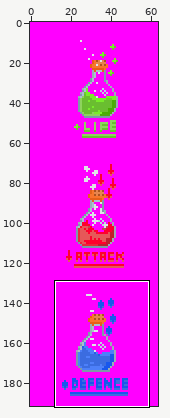
Two versions of one pixel-art file, _assets/itens/potion.ase. The first picture is a wide view before the edit; the outline marks the close-up.
Close-up. The starting point:
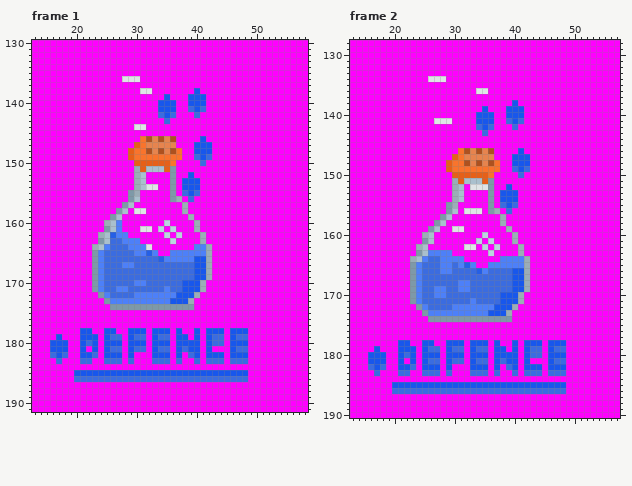
64x192 pixels, 4 frames. Shown: frame 1: x 13..58, y 130..191; frame 2: x 13..57, y 128..190. The commit also changed other frames or places, which this record leaves out.
And afterwards:
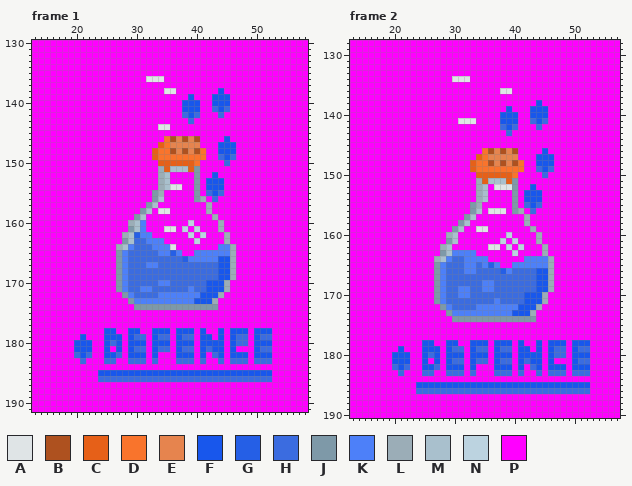
Palette (. is transparent): A #dfe4e6  B #ae511f  C #e66018  D #f9742c  E #e6844e  F #1857ec  G #255fe6  H #3b6ce0  J #7e99a8  K #4d80f9  L #9badb7  M #a9c0cd  N #bcd3e0  P #ff00ff
Difference:
Changed rows in their new state; - is an unchanged pixel.
Frame 1, layer "Layer 1":
first column x 23:
136 -----PPP-AAA------------
138 --------PP--AA---P---F--
139 ------------P----PP-FFF-
140 -----------PPP-F--P-FFF-
141 -----------PPP-FF-P-HFH-
142 -----------PPP-HF----H--
143 ------------P---H-------
144 -------PP--AA-----------
146 --------PPPPD-EBEBP---F-
147 -------PPPPCD-EEEEPP-FFF
148 ------PPPPCDD-EBEBDP-FFF
149 ------PPPPC----DDDDP-HFH
150 -------PPPP--CCCCDP---H-
151 -------PPPPL-MMMCJ------
152 -------PP--LMP--PJ--F---
153 -------PP--LMP-PPJ-FFF--
154 -------PPPPLMAAPPJ-FFF--
155 ------PP--JL-P-PPJ-HFH--
156 ------PP--JM-PP-PJL-H---
157 -----PP--JM----P---L----
158 ----PP-PJM-AA--P---L----
159 ---PP--JM-------P---L---
160 --PPP-LMK---P---NP---L--
161 --PPP-JMKP-PAA-N-N---L--
162 -PPPPLMGKK--P-P-N-N---L-
163 -PPPPJMHHKKK-P---NP---L-
164 PPPPLM-HHHKKKA---PPP-KKL
165 PPPPJK-HHHHKKG-PP--KKKKL
166 PPPPJK-----HHHHG-KKKKFFL
167 PPPPJ-H--KK------HHHHFFL
168 PPPPJK-----------HHHHFFL
169 PPPPJK-----------HHHHFFL
170 PPPPJK-HH--KK--HHHHFFFL-
171 PPPPJ---KK--H--HKHHFFFL-
172 -PPPPJKHHHH---KKKKFFFL--
173 --PPPPJ------KKKKFFFL---
174 ---PPPP----------JJJJ---
first column x 16:
178 -----PP--------P------FFPFPP------FFF
179 -P----PP--FF----------HHPF-PF-----FHH
180 PPP-F-FP--H-------------PF-FF--HH-FFF
181 PPP-F-FP--PF-----------HPFHFF--PP-FHH
182 PPP-H-HP---H--FF--PP--FFPFPH------FFF
183 -P----P----P--HH--PP--HHPHPP------HHH
185 ----PPPP-------------------------FFFF
186 ----PPPP-------------------------HHHH
Frame 2, layer "Layer 1":
first column x 23:
134 ---PPP-AAA--------------
136 -----------PP--AA-------
138 -----------------P---F--
139 ------------P----PP-FFF-
140 -----------PPP-F--P-FFF-
141 ----PPP-AAAPPP-FF-P-HFH-
142 -----------PPP-HF----H--
143 ------------P---H-------
146 --------PPPPD-EBEBP---F-
147 -------PPPPCD-EEEEPP-FFF
148 ------PPPPCDD-EBEBDP-FFF
149 ------PPPPC----DDDDP-HFH
150 -------PPPP--CCCCDP---H-
151 -------PPPPL-MMMCJ------
152 -------PP-PLMPAAAJ--F---
153 -------PP--LMP-PPJ-FFF--
154 -------PP--LMP-PPJ-FFF--
155 ------PP--JL-P-PPJ-HFH--
156 ------PP-PJM-AAAPJL-H---
157 -----PP--JM----P---L----
158 ----PP--JM-----P---L----
159 ---PP--JM--AA---P---L---
160 --PP--LM----P---NP---L--
161 --PP--JM---P-P-N-N---L--
162 -PP--LM--PP-PAA-N-N---L-
163 -PPPPJMKKKK--P---NP---L-
164 PPPPLM-HHKKKK--PPPPKKKKL
165 PPPPJ-H-HK-HKG-PP--KKKKL
166 PPPPJ-H--KKHH--GKHHHHFFL
167 PPPPJK-----------HHHHFFL
168 PPPPJK--HH--KK---HHHHFFL
169 PPPPJ-------KK---HHHHFFL
170 PPPPJ---KK-----HHHHFFFL-
171 PPPPJK----H---KHHHHFFFL-
172 -PPPPJKHHHH---KKKKFFFL--
173 --PPPPJ------KKKKFFFL---
174 ---PPPP----------JJJJ---
first column x 16:
178 -----PP--------P------FFPFPP------FFF
179 -P----PP--FF----------HHPF-PF-----FHH
180 PPP-F-FP--H-------------PF-FF--HH-FFF
181 PPP-F-FP--PF-----------HPFHFF--PP-FHH
182 PPP-H-HP---H--FF--PP--FFPFPH------FFF
183 -P----P----P--HH--PP--HHPHPP------HHH
185 ----PPPP-------------------------FFFF
186 ----PPPP-------------------------HHHH
Pixel boxes of the changes (left, top, right, bottom) in both close-ups:
changed: (92, 76, 236, 310)
changed: (50, 328, 272, 382)
changed: (368, 76, 590, 394)
